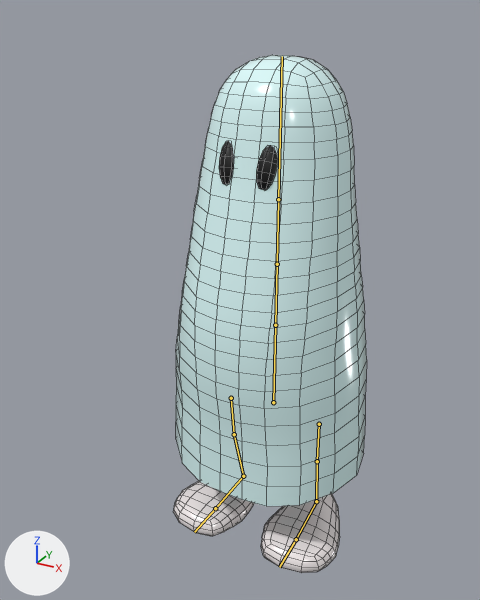
The Blender file Blender/Character.blend as it was, and as the next commit left it.
Camera for both pictures: a 50 mm lens placed at (1.46, -3.07, 2.93), pointed at (-0.14, -0.16, 1.48). Every picture has the same lights, and +X, +Y and +Z are marked at lower left. The bones that bend it are drawn over the model as lines. Mesh edges are drawn as thin lines.

In view in the first picture: 'MeshCharacter', 'MeshLegs'.
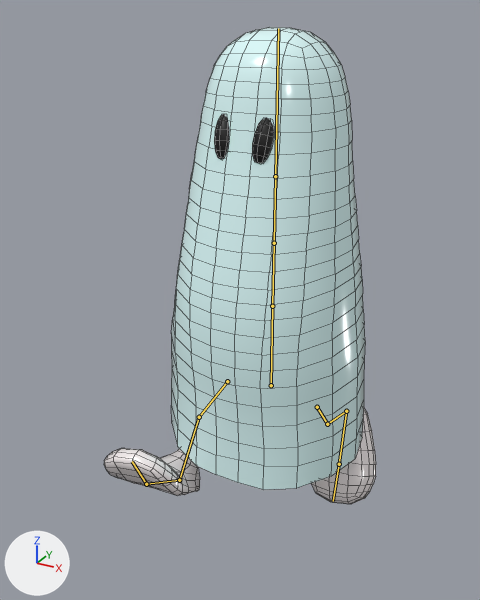
The newer file adds an action. The first version stands in its rest pose; the second is drawn at frame 6 of the action 'StartWalk'.

The change in detail:
Bone 'Hip' (bone_hip) moves from (0.0, 0.0, 0.0) to (-0.012, 0.124, 0.02).
Bone 'Toes.R' (bone_toes_r) turns from (0, 0, 0) to (3, 2, -32) degrees about its own x, y and z.
Bone 'LegController.L' (bone_legcontroller_l) moves from (0.0, 0.0, 0.0) to (0.45, 0.411, 0.002).
Bone 'LegController.L' (bone_legcontroller_l) turns from (0, 0, 0) to (-6, 7, -57) degrees about its own x, y and z.
Bone 'LegController.R' (bone_legcontroller_r) moves from (0.0, 0.0, 0.0) to (-0.311, -0.572, -0.113).
Bone 'LegController.R' (bone_legcontroller_r) turns from (0, 0, 0) to (1, 6, -34) degrees about its own x, y and z.

Where the change shows, as pixel boxes (x1, y1, x2, y2) in the pictures (480 x 600 px):
'MeshCharacter', posed: before (176, 55, 367, 506); after (171, 27, 365, 490)
'MeshLegs', posed: before (173, 481, 340, 573); after (104, 407, 376, 504)
bone 'Hip', root to tip: before (273, 402) to (275, 325); after (271, 385) to (272, 306)
bone 'Toes.R', root to tip: before (215, 508) to (194, 532); after (146, 484) to (132, 461)
